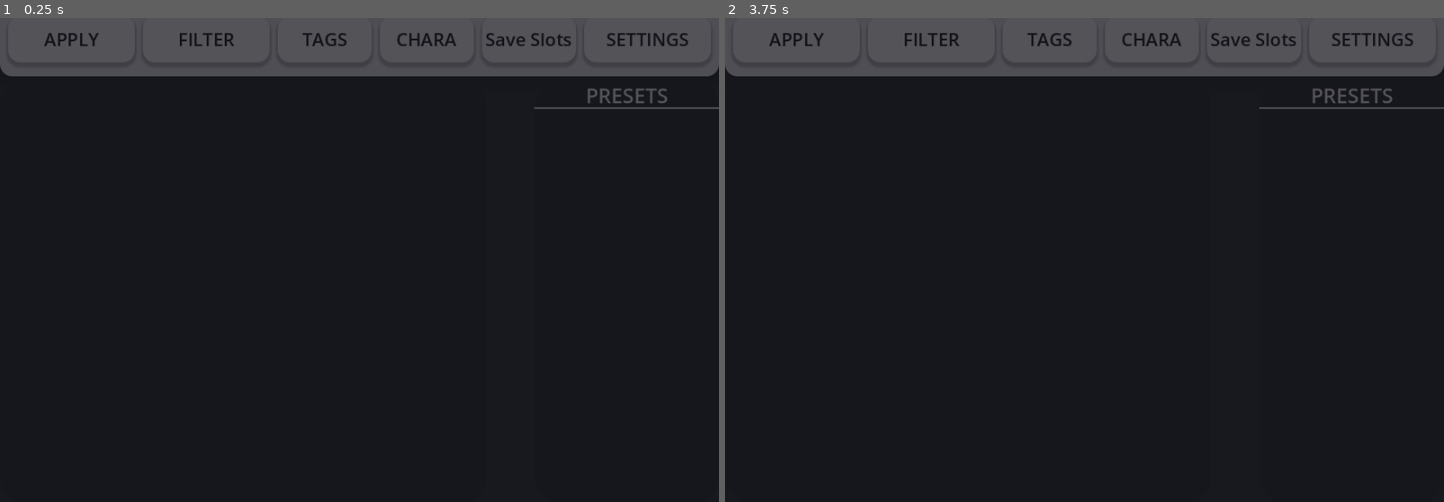
Above: before the commit, frames 1-2 (left to right).
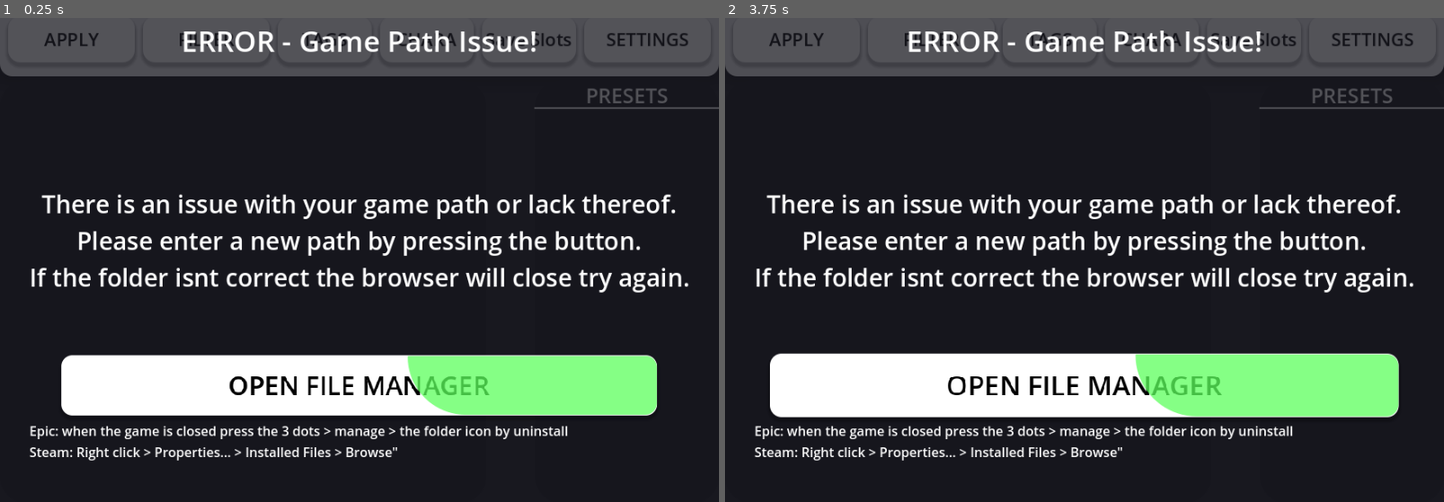
Above: after the commit, the same moments.

Repository: AaaaaaICO/DUMH-Mod-Manager
Game: Godot game, scene res://Scenes/Main_Window/Main_Window.tscn
Two runs of this game, one before a commit and one after it. Both use one fixed random seed, a clock stepped at 60 frames per second and the inputs below.
Inputs (mouse positions are in pixels of both pictures, inside the frame that each line leads up to):
- Up to frame 1 (0.25 s): no input
- Up to frame 2 (3.75 s): click "APPLY" at 0.5 s; click "FILTER" at 1.25 s; click "TAGS" at 2 s; click "CHARA" at 2.75 s; click (1084, 385) at 3.5 s, where only the run after the commit has a clickable "OPEN FILE MANAGER"

The runs differ from the first frame. In frame 1, 17% of the frame differs, in the area x 4-96%, y 2-92%; in frame 2, 18%.

Commit message:
fix hopefully

Diff:
--- a/Scenes/Main_Window/Main_Window.tscn
+++ b/Scenes/Main_Window/Main_Window.tscn
@@ -721,6 +721,7 @@
 
 [node name="__INPUTBLOCKER__" type="ColorRect" parent="."]
 unique_name_in_owner = true
+visible = false
 layout_mode = 1
 anchors_preset = 15
 anchor_right = 1.0
--- a/Scenes/Main_Window/Main_Window_Controller.gd
+++ b/Scenes/Main_Window/Main_Window_Controller.gd
@@ -35,6 +35,7 @@
 }
 # Called when the node enters the scene tree for the first time.
 var RENAME_QUEUE = []
+var INTERNET_CONNECTION = false
 func _ready():
 	var EXE_PATH = OS.get_executable_path()
 	var FOLDER_PATH = ""
@@ -48,7 +49,6 @@
 		FOLDER_PATH = EXE_PATH.split("/DUMH (Mod Helper).x86_64")[0]
 		NEW_EXE_PATH = FOLDER_PATH + "/DUMH.Mod.Helper.x86_64"
 		NEW_OLD_PATH = FOLDER_PATH + "/DELETE_DUMHBACKDATED.x86_64"
-	print(NEW_OLD_PATH)
 	if(FileAccess.file_exists(NEW_OLD_PATH)):
 		DirAccess.remove_absolute(NEW_OLD_PATH)
 
@@ -89,41 +89,42 @@
 	%HTTP_REQUEST.request_completed.connect(GET_LATEST_RELEASE.bind())
 	$HTTP_REQUEST.request("https://github.com/AaaaaaICO/DUMH-Mod-Manager/tags")
 	var LATEST_RELEASE_LINK = await LATEST_RELEASE_FOUND
-	var LINK_SPLITS = LATEST_RELEASE_LINK.split("/")
-	var RELEASE_VER = LINK_SPLITS[5]
-	if(RELEASE_VER != Global.CURRENT_VER):
-		%__INPUTBLOCKER__.show()
-		%CC_UPDATE_AVAILABLE.show()
-		var DOWNLOAD_ADRESS = ""
-		var PATH = ""
-		if(Global.USER_SYSTEM == "Windows"):
-			FOLDER_PATH = EXE_PATH.split("/DUMH (Mod Helper).exe")[0]
-			NEW_EXE_PATH = FOLDER_PATH + "/DUMH.Mod.Helper.exe"
-			NEW_OLD_PATH = FOLDER_PATH + "/DELETE_DUMH_BACKDATED.exe"
-			DOWNLOAD_ADRESS = "https://github.com/AaaaaaICO/DUMH-Mod-Manager/releases/download/"+ RELEASE_VER +"/DUMH.Mod.Helper.exe"
-			PATH = "DUMH.Mod.Helper.exe"
-		if(Global.USER_SYSTEM == "Linux"):
-			DOWNLOAD_ADRESS = "https://github.com/AaaaaaICO/DUMH-Mod-Manager/releases/download/"+ RELEASE_VER +"/DUMH.Mod.Helper.x86_64"
-			PATH = "DUMH.Mod.Helper.x86_64"
-			FOLDER_PATH = EXE_PATH.split("/DUMH (Mod Helper).x86_64")[0]
-			NEW_EXE_PATH = FOLDER_PATH + "/DUMH.Mod.Helper.x86_64"
-			NEW_OLD_PATH = FOLDER_PATH + "/DELETE_DUMH_BACKDATED.x86_64"
-		%LBL_UPDATE_VER.text = Global.CURRENT_VER + " -> " + RELEASE_VER
-		var CONFIRMED_DOWNLOAD_INSTRUCTIONS_RESULTS = await CONFIRMED_DOWNLOAD_INSTRUCTIONS
-		if(CONFIRMED_DOWNLOAD_INSTRUCTIONS_RESULTS):
-			%HTTP_DOWNLOADER.request_completed.connect(DOWNLOAD.bind())
-			%HTTP_DOWNLOADER.set_download_file(PATH)
-			var REQUEST = %HTTP_DOWNLOADER.request(DOWNLOAD_ADRESS)
-			var SUCCESSFUL = await WAS_DOWNLOAD_SUCCESSFUL
-			if(SUCCESSFUL):
-				print("DOWNLOAD SUCCESSFUL!!!")
-				print("Manipulating exe names")
-				DirAccess.rename_absolute(EXE_PATH, NEW_OLD_PATH)
-				DirAccess.rename_absolute(NEW_EXE_PATH, EXE_PATH)
-				DirAccess.remove_absolute(NEW_OLD_PATH)
-				get_tree().quit()
-			else:
-				print("DOWNLOAD FAILED!!!")
+	if(LATEST_RELEASE_LINK != "NOCONNECTION"):
+		var LINK_SPLITS = LATEST_RELEASE_LINK.split("/")
+		var RELEASE_VER = LINK_SPLITS[5]
+		if(RELEASE_VER != Global.CURRENT_VER):
+			%__INPUTBLOCKER__.show()
+			%CC_UPDATE_AVAILABLE.show()
+			var DOWNLOAD_ADRESS = ""
+			var PATH = ""
+			if(Global.USER_SYSTEM == "Windows"):
+				FOLDER_PATH = EXE_PATH.split("/DUMH (Mod Helper).exe")[0]
+				NEW_EXE_PATH = FOLDER_PATH + "/DUMH.Mod.Helper.exe"
+				NEW_OLD_PATH = FOLDER_PATH + "/DELETE_DUMH_BACKDATED.exe"
+				DOWNLOAD_ADRESS = "https://github.com/AaaaaaICO/DUMH-Mod-Manager/releases/download/"+ RELEASE_VER +"/DUMH.Mod.Helper.exe"
+				PATH = "DUMH.Mod.Helper.exe"
+			if(Global.USER_SYSTEM == "Linux"):
+				DOWNLOAD_ADRESS = "https://github.com/AaaaaaICO/DUMH-Mod-Manager/releases/download/"+ RELEASE_VER +"/DUMH.Mod.Helper.x86_64"
+				PATH = "DUMH.Mod.Helper.x86_64"
+				FOLDER_PATH = EXE_PATH.split("/DUMH (Mod Helper).x86_64")[0]
+				NEW_EXE_PATH = FOLDER_PATH + "/DUMH.Mod.Helper.x86_64"
+				NEW_OLD_PATH = FOLDER_PATH + "/DELETE_DUMH_BACKDATED.x86_64"
+			%LBL_UPDATE_VER.text = Global.CURRENT_VER + " -> " + RELEASE_VER
+			var CONFIRMED_DOWNLOAD_INSTRUCTIONS_RESULTS = await CONFIRMED_DOWNLOAD_INSTRUCTIONS
+			if(CONFIRMED_DOWNLOAD_INSTRUCTIONS_RESULTS):
+				%HTTP_DOWNLOADER.request_completed.connect(DOWNLOAD.bind())
+				%HTTP_DOWNLOADER.set_download_file(PATH)
+				var REQUEST = %HTTP_DOWNLOADER.request(DOWNLOAD_ADRESS)
+				var SUCCESSFUL = await WAS_DOWNLOAD_SUCCESSFUL
+				if(SUCCESSFUL):
+					print("DOWNLOAD SUCCESSFUL!!!")
+					print("Manipulating exe names")
+					DirAccess.rename_absolute(EXE_PATH, NEW_OLD_PATH)
+					DirAccess.rename_absolute(NEW_EXE_PATH, EXE_PATH)
+					DirAccess.remove_absolute(NEW_OLD_PATH)
+					get_tree().quit()
+				else:
+					print("DOWNLOAD FAILED!!!")
 
 
 	if(!Global.SAVE_DATA["SAVE_SLOTS"].is_empty()):
@@ -136,14 +137,15 @@
 	Start()
 
 func GET_LATEST_RELEASE(_result, _response_code, _headers, _body):
-	var parser: XMLParser = XMLParser.new()
-	parser.open_buffer(_body)
-	while parser.read() != ERR_FILE_EOF:
-		if(parser.has_attribute("href")):
-			if(parser.get_attribute_count() >= 2):
-				if(parser.get_attribute_value(1).contains("/AaaaaaICO/DUMH-Mod-Manager/releases/tag")):
-					LATEST_RELEASE_FOUND.emit(parser.get_attribute_value(1))
-
+	if(str(_response_code) != "0"):
+		var parser: XMLParser = XMLParser.new()
+		parser.open_buffer(_body)
+		while parser.read() != ERR_FILE_EOF:
+			if(parser.has_attribute("href")):
+				if(parser.get_attribute_count() >= 2):
+					if(parser.get_attribute_value(1).contains("/AaaaaaICO/DUMH-Mod-Manager/releases/tag")):
+						LATEST_RELEASE_FOUND.emit(parser.get_attribute_value(1))
+	LATEST_RELEASE_FOUND.emit("NOCONNECTION")
 
 func DOWNLOAD(result, _response_code, _headers, _body):
 	if result != OK:
--- a/Scenes/PREFABS/Mod Panel/Mods_Item_Prefab.tscn
+++ b/Scenes/PREFABS/Mod Panel/Mods_Item_Prefab.tscn
@@ -83,8 +83,8 @@
 "RESET": SubResource("Animation_d8etj")
 }
 
-[sub_resource type="StyleBoxFlat" id="StyleBoxFlat_5baou"]
-bg_color = Color(0.861828, 0.515991, 0.0534798, 0.75)
+[sub_resource type="StyleBoxFlat" id="StyleBoxFlat_0rr5u"]
+bg_color = Color(0.82956, 0.291916, 0.189843, 0.75)
 corner_radius_top_right = 15
 corner_radius_bottom_right = 15
 corner_radius_bottom_left = 250
@@ -214,6 +214,13 @@
 corner_radius_bottom_left = 250
 corner_detail = 20
 
+[sub_resource type="StyleBoxFlat" id="StyleBoxFlat_5baou"]
+bg_color = Color(0.861828, 0.515991, 0.0534798, 0.75)
+corner_radius_top_right = 15
+corner_radius_bottom_right = 15
+corner_radius_bottom_left = 250
+corner_detail = 20
+
 [sub_resource type="Animation" id="Animation_vrkv1"]
 resource_name = "LOWER_CLOSE"
 
@@ -610,7 +617,7 @@
 grow_horizontal = 2
 grow_vertical = 2
 mouse_filter = 2
-theme_override_styles/panel = SubResource("StyleBoxFlat_5baou")
+theme_override_styles/panel = SubResource("StyleBoxFlat_0rr5u")
 
 [node name="AP_NULL" type="AnimationPlayer" parent="MASK"]
 libraries = {
@@ -655,12 +662,13 @@
 
 [node name="PNL_SIDE_COLOR_APPLIED_MULTI" type="Panel" parent="MASK"]
 unique_name_in_owner = true
+visible = false
 anchors_preset = 15
 anchor_right = 1.0
 anchor_bottom = 1.0
-offset_left = 600.0
+offset_left = 158.0
 offset_top = -80.0
-offset_right = 244.0
+offset_right = -198.0
 offset_bottom = -80.0
 grow_horizontal = 2
 grow_vertical = 2
--- a/Scripts/Global/Global.gd
+++ b/Scripts/Global/Global.gd
@@ -1,6 +1,6 @@
 extends Node
 
-var CURRENT_VER = "v1.1.7-beta"
+var CURRENT_VER = "v1.1.7.1-beta"
 var USER_SYSTEM = OS.get_name()
 
 var SAVE_DATA = {
Not shown: 1 places in Scenes/PREFABS/Mod Panel/Mods_Item_Prefab.tscn that only renumber resources
Not shown, changed: EXTRAS/EXPORTS/Linux/DUMH (Mod Helper).x86_64
Not shown, changed: EXTRAS/EXPORTS/Linux/Linux.rar
Not shown, changed: EXTRAS/EXPORTS/Windows/DUMH (Mod Helper).exe
Not shown, changed: EXTRAS/EXPORTS/Windows/Windows.rar
